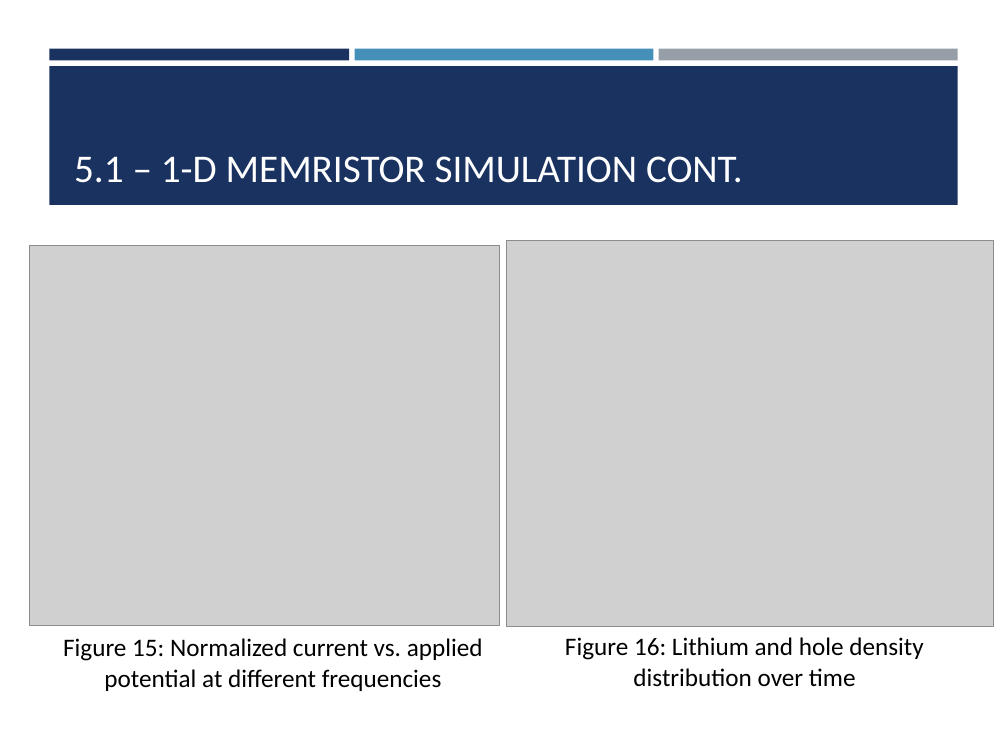
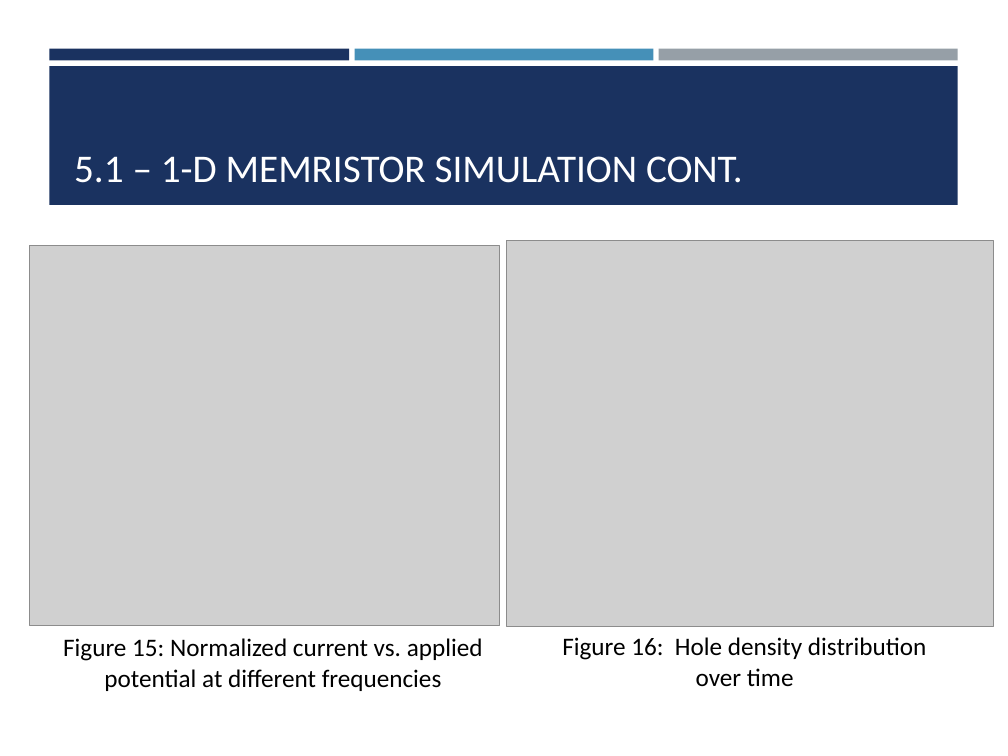
Before and after one commit to cbonfil/ThesisReport, a slide deck: slide 14 of Memristor Thesis/Memristor Presentation.pptx. Drawn at 1008x756 pixels with LibreOffice and Linux fonts; fonts in the diff are those of the drawing; grey boxes stand for pictures. Boxes give left, top, right and bottom in pixels: in the first picture for what was removed or moved away, otherwise in the second. Text is boxed around its words. In the diff, an @@ line names an element or a change of style, - is before the commit and + after.

```diff
--- a/Memristor Thesis/Memristor Presentation.pptx
+++ b/Memristor Thesis/Memristor Presentation.pptx
@@ text at (x1=562, y1=637, x2=927, y2=686): text changed @@
-Figure 16: Lithium and hole density distribution over time
+Figure 16: Hole density distribution over time
```
Also in this commit, not shown: 6 other slides changed, 1 slide added, 25 other files.
